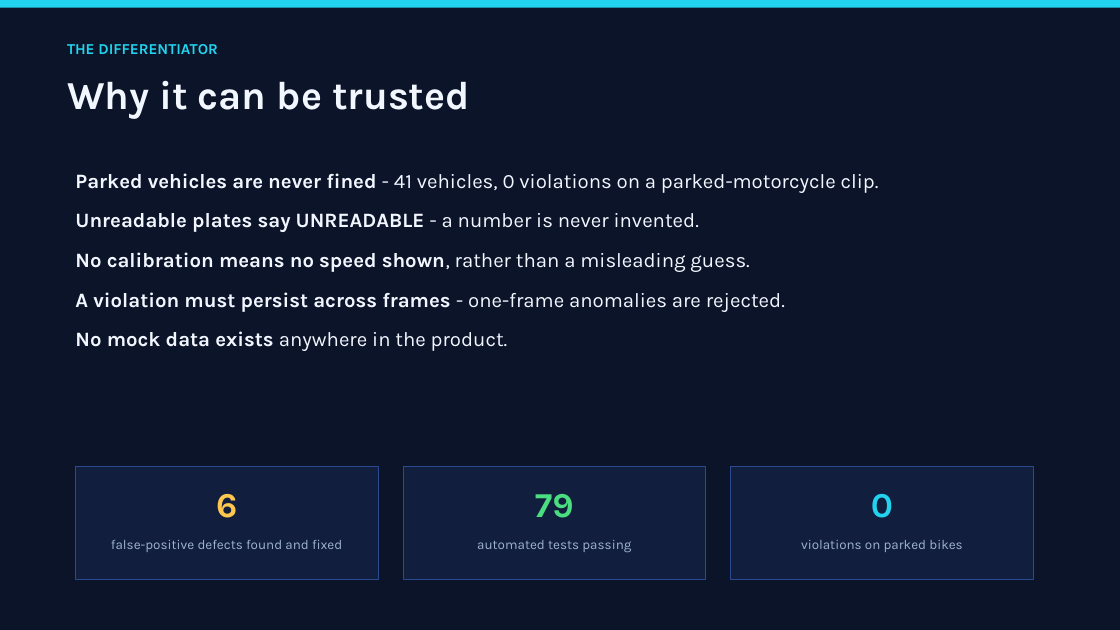
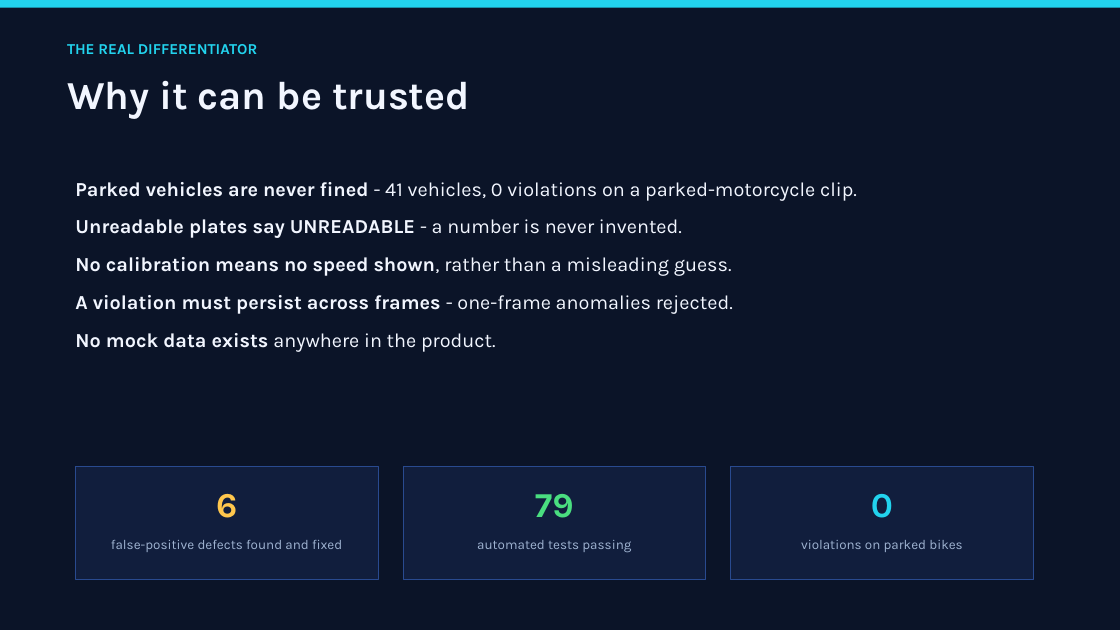
Before and after one commit to Jeba-Jebarsan/AI-SMART-TRAFFIC-INTELLIGENCE, a slide deck: slide 10 of docs/PRESENTATION.pptx (slide 8 before the commit). Drawn at 1120x630 pixels with LibreOffice and Linux fonts; fonts in the diff are those of the drawing. Boxes give left, top, right and bottom in pixels: in the first picture for what was removed or moved away, otherwise in the second. Text is boxed around its words. In the diff, an @@ line names an element or a change of style, - is before the commit and + after.

```diff
--- a/docs/PRESENTATION.pptx
+++ b/docs/PRESENTATION.pptx
@@ text at (67, 44, 257, 54): text changed @@
-THE DIFFERENTIATOR
+THE REAL DIFFERENTIATOR
@@ text "Parked vehicles are never fined ...": place and size @@
-text "Parked vehicles are never fined ..." at (75, 173, 879, 351)
+text "Parked vehicles are never fined ..." at (75, 182, 857, 352)
@@ text at (75, 182, 857, 352): size 17.5 to 17 pt in "Parked vehicles are never fined - 41 ...", "Unreadable plates say UNREADABLE - a number ...", "No calibration means no speed shown, rather ...", "No mock data exists anywhere in the ..."; less space between paragraphs @@
@@ text at (75, 295, 733, 314): text changed; size 17.5 to 17 pt @@
-A violation must persist across frames - one-frame anomalies are rejected.
+A violation must persist across frames - one-frame anomalies rejected.
```
Also in this commit, not shown: 10 other slides changed, 6 slides added, 1 slide removed, 5 other files.
